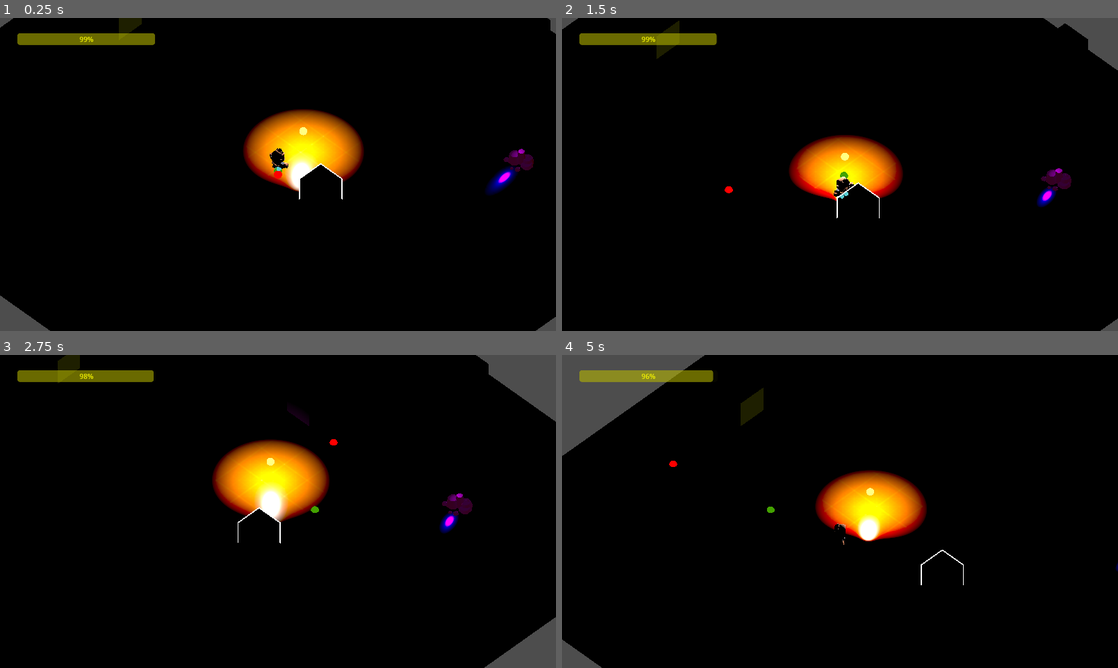
Above: before the commit, frames 1-4 (two rows, left to right).
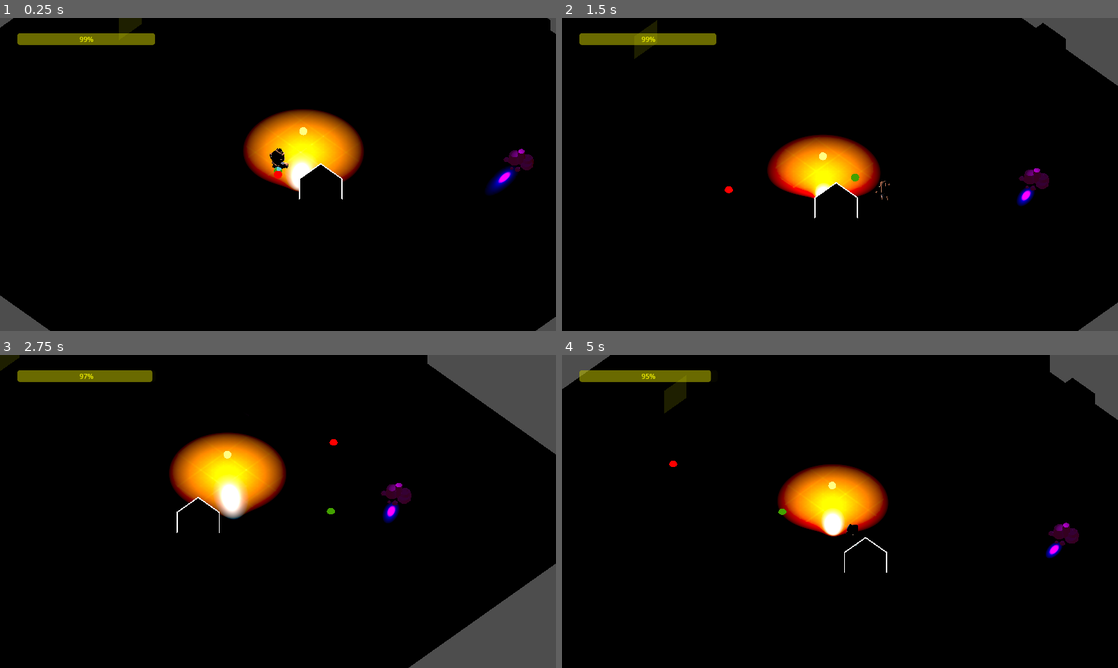
Above: after the commit, the same moments.

Repository: MVCP1/GameJamPUC
Game: Godot game, scene res://scene/test.tscn
Same seed, same stepped clock (60 frames per second), same inputs: the game is played once before the commit and once after it.
Inputs (mouse positions are in pixels of both pictures, inside the frame that each line leads up to):
- Up to frame 1 (0.25 s): no input
- Up to frame 2 (1.5 s): move the mouse to (962, 158) at 0.52 s; hold D (right) 0.53-1.28 s; hold F (grab, bound only before the commit) 0.53-1.28 s; click (962, 158) at 0.6 s; move the mouse to (728, 190) at 1.27 s; hold S (down) from 1.28 s (still down); tap F (grab, bound only before the commit) at 1.35 s
- Up to frame 3 (2.75 s): tap E (interact, bound only after the commit) at 1.55 s; move the mouse to (333, 442) at 2.02 s; release S (down) at 2.03 s; hold D (right) from 2.03 s (still down); hold E (interact, bound only after the commit) from 2.03 s (still down); click (333, 442) at 2.3 s
- Up to frame 4 (5 s): move the mouse to (812, 574) at 2.77 s; release D (right) at 2.78 s; release E (interact, bound only after the commit) at 2.78 s; hold W (up) 2.78-3.53 s; click (812, 574) at 2.85 s; tap F (grab, bound only before the commit) at 3.05 s; move the mouse to (1006, 558) at 3.52 s; hold F (grab, bound only before the commit) 3.53-4.28 s; hold A (left) from 3.53 s (still down); tap E (interact, bound only after the commit) at 3.8 s; move the mouse to (673, 464) at 4.27 s; tap Space (space) at 4.35 s; click (673, 464) at 4.55 s

The runs differ from the first frame. In frame 2, 5.9% of the frame differs, in the area x 0-100%, y 0-100%; in frame 3, 13%; in frame 4, 11%.

Commit message:
Charge Locks the Fairy and the Player can Unlock her

Diff:
--- a/entity/fairy.gd
+++ b/entity/fairy.gd
@@ -1,24 +1,26 @@
 extends CharacterBody3D
 
+@export_category("Area of Detection Radiuses")
 @export var toggle_outline_radius: float = 3.5
+@export var charge_radius: float = 3.5
+@export_category("Fairy Movement")
+@export var maxSpeed: float = 15
+@export var slowSpeed: float = 5
+@export var minSpeed: float = 1
+@export var distance_min: float = 0.1
+@export var min_size: float = 0.18
+@export var max_size: float = 0.25
+@export_category("Fairy Luminescense")
+@export var max_light: float = 5.0
+@export var min_light: float = 0.5
+@export var energy_expense_modifier: float = 1.5
 
-const maxSpeed = 15
-const slowSpeed = 5
-const minSpeed = 1
+@onready var _can_move = true
+@onready var _is_charging = false
+@onready var max_y_offset: float = 1
 
 var direction = Vector3(0,0,0)
 var distance
-const distance_min = 0.1
-
-const min_size = 0.18
-const max_size = 0.25
-
-const max_y_offset = 1
-
-const max_light = 5.0
-const min_light = 0.5
-
-var can_move = true
 
 # Called when the node enters the scene tree for the first time.
 func _ready():
@@ -29,27 +31,31 @@
 
 # Called every frame. 'delta' is the elapsed time since the previous frame.
 func _process(_delta):
-	if Input.is_action_just_pressed('click'):
-		can_move = not can_move
+	if Input.is_action_just_pressed('click') and not _is_charging:
+		_can_move = not _can_move
 
-	var percent = ($Energy.value/$Energy.max_value)
-	$MeshInstance3D.scale = Vector3(1,1,1)*clamp(max_size*percent, min_size, max_size)
-	$MeshInstance3D/OmniLight3D.light_energy = clamp(max_light*percent, min_light, max_light)
+	var energy_percent = ($Energy.value/$Energy.max_value)
+	$MeshInstance3D.scale = Vector3(1,1,1)*clamp(max_size*energy_percent, min_size, max_size)
+	$MeshInstance3D/OmniLight3D.light_energy = clamp(max_light*energy_percent, min_light, max_light)
 
-	if can_move:
-		var mouse = Game.get_mouse() + Vector3(0,clamp(max_y_offset*percent, 0, max_y_offset),0)
-		distance = global_position.distance_to(mouse)
-		if(distance > distance_min):
-			direction += (mouse - global_position).normalized()*2
-			direction = direction.normalized()
-			var speed = clamp(distance, minSpeed, slowSpeed+(maxSpeed-slowSpeed)*percent)
-			velocity = direction*speed
-			move_and_slide()
-			add_charge(-speed)
-	pass
+	if _can_move:
+		move(energy_percent)
 
-func add_charge(multiplier:float=1):
-	$Energy.value += $Energy.step*multiplier
+
+func move(energy_percent: float) -> void:
+	var mouse = Game.get_mouse() + Vector3(0,clamp(max_y_offset * energy_percent, 0, max_y_offset),0)
+	distance = global_position.distance_to(mouse)
+	if(distance > distance_min):
+		direction += (mouse - global_position).normalized()*2
+		direction = direction.normalized()
+		var speed = clamp(distance, minSpeed, slowSpeed + (maxSpeed-slowSpeed) * energy_percent)
+		velocity = direction*speed
+		move_and_slide()
+		add_charge(-speed)
+
+
+func add_charge(multiplier: float = 1):
+	$Energy.value += $Energy.step * multiplier * energy_expense_modifier
 
 
 func _on_toggle_outline_area_body_entered(body):
@@ -60,3 +66,29 @@
 func _on_toggle_outline_area_body_exited(body):
 	if body.is_in_group("has_outline"):
 		body.hide_outline()
+
+
+func _on_toggle_outline_area_area_entered(area):
+	if area.is_in_group("has_outline"):
+		area.show_outline()
+
+
+func _on_toggle_outline_area_area_exited(area):
+	if area.is_in_group("has_outline"):
+		area.hide_outline()
+
+
+func _on_charge_area_area_entered(area):
+	if area.is_in_group("charge_station"):
+		print("ENTROU")
+		max_y_offset = 0.2
+		for _i in range(10):
+			move(1)
+		_is_charging = true
+		_can_move = false
+
+
+func liberate() -> void:
+	_is_charging = false
+	_can_move = true
+	max_y_offset = 1
--- a/entity/fairy.tscn
+++ b/entity/fairy.tscn
@@ -52,7 +52,10 @@
 [sub_resource type="SphereShape3D" id="SphereShape3D_l5uqd"]
 radius = 1.82
 
-[node name="Fairy" type="CharacterBody3D"]
+[sub_resource type="SphereShape3D" id="SphereShape3D_pdhhf"]
+radius = 0.2
+
+[node name="Fairy" type="CharacterBody3D" groups=["fairy"]]
 script = ExtResource("1_2ouis")
 
 [node name="MeshInstance3D" type="MeshInstance3D" parent="."]
@@ -85,5 +88,13 @@
 [node name="CollisionShape3D" type="CollisionShape3D" parent="ToggleOutlineArea"]
 shape = SubResource("SphereShape3D_l5uqd")
 
+[node name="ChargeArea" type="Area3D" parent="."]
+
+[node name="CollisionShape3D" type="CollisionShape3D" parent="ChargeArea"]
+shape = SubResource("SphereShape3D_pdhhf")
+
+[connection signal="area_entered" from="ToggleOutlineArea" to="." method="_on_toggle_outline_area_area_entered"]
+[connection signal="area_exited" from="ToggleOutlineArea" to="." method="_on_toggle_outline_area_area_exited"]
 [connection signal="body_entered" from="ToggleOutlineArea" to="." method="_on_toggle_outline_area_body_entered"]
 [connection signal="body_exited" from="ToggleOutlineArea" to="." method="_on_toggle_outline_area_body_exited"]
+[connection signal="area_entered" from="ChargeArea" to="." method="_on_charge_area_area_entered"]
--- a/entity/player.gd
+++ b/entity/player.gd
@@ -12,13 +12,13 @@
 #@onready var _is_on_floor_buffer: bool = false
 @onready var _gravity: float = -ProjectSettings.get_setting("physics/3d/default_gravity")
 @onready var _move_direction := Vector3.ZERO
-@onready var _grabber_detector := $GrabberDetector
+@onready var _interact_detector := $InteractDetector
 @onready var _is_grabbing: bool = false
 
 func _physics_process(delta: float) -> void:
 	var is_just_jumping: bool = Input.is_action_just_pressed("space") and is_on_floor()
 	var just_stopped_jump: bool = Input.is_action_just_released("space") and velocity.y > 0 and not is_on_floor()
-	var is_trying_to_grab: bool = Input.is_action_pressed("grab")
+	var is_trying_to_interact: bool = Input.is_action_pressed("interact")
 
 	_move_direction = _get_input_direction()
 	if not _is_grabbing:
@@ -48,8 +48,8 @@
 		velocity.y /= 2
 
 
-	if is_trying_to_grab:
-		_is_grabbing = _grab_and_move(Vector3(velocity.x, 0, velocity.z) * moving_objects_speed_modifier)
+	if is_trying_to_interact:
+		_try_to_interact(Vector3(velocity.x, 0, velocity.z) * moving_objects_speed_modifier)
 
 	if _is_grabbing:
 		velocity = velocity * moving_objects_speed_modifier
@@ -76,15 +76,20 @@
 	transform.basis = Basis(transform.basis.get_rotation_quaternion().slerp(rotation_basis, delta * rotation_speed))
 
 
-func _grab_and_move(vel_move: Vector3) -> bool:
-	if not _grabber_detector.has_overlapping_bodies():
-		return false
+func _try_to_interact(vel_move: Vector3) -> void:
+	if not _interact_detector.has_overlapping_bodies():
+		return
 
-	var bodies: Array[Node3D] = _grabber_detector.get_overlapping_bodies()
+	var bodies: Array[Node3D] = _interact_detector.get_overlapping_bodies()
 
+	# try freeing fairy
+	for body in bodies:
+		if body.is_in_group("fairy"):
+			body.liberate()
+
+	# try grabbing
 	for body in bodies:
 		if body.is_in_group("movable"):
 			body.velocity = vel_move
 			body.move_and_slide()
-
-	return true
+			_is_grabbing = true
--- a/entity/player.tscn
+++ b/entity/player.tscn
@@ -52,6 +52,7 @@
 albedo_texture = ExtResource("3_m0hiq")
 
 [sub_resource type="SphereShape3D" id="SphereShape3D_i6nhx"]
+radius = 0.8
 
 [node name="Player" type="CharacterBody3D"]
 script = ExtResource("1_2y2i6")
@@ -76,8 +77,9 @@
 surface_material_override/4 = SubResource("StandardMaterial3D_7beb0")
 surface_material_override/5 = SubResource("StandardMaterial3D_mtoat")
 
-[node name="GrabberDetector" type="Area3D" parent="."]
+[node name="InteractDetector" type="Area3D" parent="."]
 transform = Transform3D(0.3, 0, 0, 0, 0.3, 0, 0, 0, 0.3, 0.0645884, 0.248468, -0.34997)
 
-[node name="CollisionShape3D" type="CollisionShape3D" parent="GrabberDetector"]
+[node name="CollisionShape3D" type="CollisionShape3D" parent="InteractDetector"]
+transform = Transform3D(1, 0, 0, 0, 1, 0, 0, 0, 1, -0.220946, 0.545061, -0.181539)
 shape = SubResource("SphereShape3D_i6nhx")
--- a/item/charge.tscn
+++ b/item/charge.tscn
@@ -3,7 +3,7 @@
 [ext_resource type="Script" path="res://item/charge.gd" id="1_vsab6"]
 
 [sub_resource type="BoxShape3D" id="BoxShape3D_chkxl"]
-size = Vector3(1.5, 1.5, 1.5)
+size = Vector3(1.1, 1.1, 1.1)
 
 [sub_resource type="BoxMesh" id="BoxMesh_m1bcl"]
 
@@ -18,7 +18,7 @@
 [node name="Charge" type="Node3D"]
 script = ExtResource("1_vsab6")
 
-[node name="Area3D" type="Area3D" parent="."]
+[node name="Area3D" type="Area3D" parent="." groups=["charge_station"]]
 
 [node name="CollisionShape3D" type="CollisionShape3D" parent="Area3D"]
 shape = SubResource("BoxShape3D_chkxl")
--- /dev/null
+++ b/item/charge_area3d.gd
@@ -0,0 +1,8 @@
+extends Area3D
+
+func show_outline() -> void:
+	$MeshInstance3D/Outline.visible = true
+
+
+func hide_outline() -> void:
+	$MeshInstance3D/Outline.visible = false
--- a/item/crystal.gd
+++ b/item/crystal.gd
@@ -5,15 +5,9 @@
 const max_light = 8
 const min_light = 0.5
 const energy_step = 0.01
-# Called when the node enters the scene tree for the first time.
-func _ready():
-	pass # Replace with function body.
-
 
 # Called every frame. 'delta' is the elapsed time since the previous frame.
 func _process(delta):
-	#active = global_position.distance_to(Game.get_fairy()) <= fairy_distance:
-	$Area3D/MeshInstance3D/Outline.visible = active
 	if active:
 		$Area3D/MeshInstance3D.get_surface_override_material(0).emission_energy_multiplier = 6
 		add_charge(6)
@@ -22,15 +16,16 @@
 		add_charge(-1)
 	pass
 
+
 func add_charge(multiplier:float=1):
 	$Area3D/OmniLight3D.light_energy = clamp($Area3D/OmniLight3D.light_energy+energy_step*multiplier, min_light, max_light)
+
 
 func _on_area_3d_body_entered(body):
 	if body == Game.get_fairy():
 		active = true
-	pass # Replace with function body.
+
 
 func _on_area_3d_body_exited(body):
 	if body == Game.get_fairy():
 		active = false
-	pass # Replace with function body.
--- a/item/crystal.tscn
+++ b/item/crystal.tscn
@@ -1,6 +1,7 @@
-[gd_scene load_steps=7 format=3 uid="uid://b5seaexu7yy8n"]
+[gd_scene load_steps=8 format=3 uid="uid://b5seaexu7yy8n"]
 
 [ext_resource type="Script" path="res://item/crystal.gd" id="1_j7q1w"]
+[ext_resource type="Script" path="res://item/crystal_area3d.gd" id="2_jad8i"]
 [ext_resource type="ArrayMesh" uid="uid://cmagctc7yhuhg" path="res://asset/Mini Dungeon/stones.obj" id="2_tcf7w"]
 
 [sub_resource type="BoxShape3D" id="BoxShape3D_chkxl"]
@@ -33,7 +34,8 @@
 [node name="Crystal" type="Node3D"]
 script = ExtResource("1_j7q1w")
 
-[node name="Area3D" type="Area3D" parent="."]
+[node name="Area3D" type="Area3D" parent="." groups=["has_outline"]]
+script = ExtResource("2_jad8i")
 
 [node name="CollisionShape3D" type="CollisionShape3D" parent="Area3D"]
 transform = Transform3D(1, 0, 0, 0, 1, 0, 0, 0, 1, 0, 0.759781, 0)
--- /dev/null
+++ b/item/crystal_area3d.gd
@@ -0,0 +1,8 @@
+extends Area3D
+
+func show_outline() -> void:
+	$MeshInstance3D/Outline.visible = true
+
+
+func hide_outline() -> void:
+	$MeshInstance3D/Outline.visible = false
--- a/project.godot
+++ b/project.godot
@@ -61,8 +61,8 @@
 "events": [Object(InputEventMouseButton,"resource_local_to_scene":false,"resource_name":"","device":-1,"window_id":0,"a …(253 unchanged characters)…
 ]
 }
-grab={
+interact={
 "deadzone": 0.5,
-"events": [Object(InputEventKey,"resource_local_to_scene":false,"resource_name":"","device":0,"window_id":0,"alt_pressed":false,"shift_pressed":false,"ctrl_pressed":false,"meta_pressed":false,"pressed":false,"keycode":0,"physical_keycode":70,"key_label":0,"unicode":0,"echo":false,"script":null)
+"events": [Object(InputEventKey,"resource_local_to_scene":false,"resource_name":"","device":-1,"window_id":0,"alt_pressed":false,"shift_pressed":false,"ctrl_pressed":false,"meta_pressed":false,"pressed":false,"keycode":0,"physical_keycode":69,"key_label":0,"unicode":101,"echo":false,"script":null)
 ]
 }
--- a/scene/test.tscn
+++ b/scene/test.tscn
@@ -91,6 +91,10 @@
 
 [node name="Player" parent="." instance=ExtResource("2_nf5h7")]
 transform = Transform3D(1, 0, 0, 0, 1, 0, 0, 0, 1, 0, 1.05086, 0)
+move_speed = 4.5
+rotation_speed = 9.0
+stopping_speed = 2.0
+moving_objects_speed_modifier = 0.7
 
 [node name="Fairy" parent="." instance=ExtResource("3_3xkhv")]
 transform = Transform3D(1, 0, 0, 0, 1, 0, 0, 0, 1, 0, 1.33862, -1.42814)
--- a/utility/camera.gd
+++ b/utility/camera.gd
@@ -54,7 +54,7 @@
 func setCameraPosition():
 	#if (Game.get_player().position.distance_to(centerAreaPosition) > playerAreaDistance):
 
-	var playerToTarget : Vector3 = (getMousePosition() if Game.get_fairy().can_move else Game.get_fairy().global_position ) - Game.get_player().position
+	var playerToTarget : Vector3 = (getMousePosition() if Game.get_fairy()._can_move else Game.get_fairy().global_position ) - Game.get_player().position
 	centerAreaPosition = Game.get_player().position + (playerToTarget.normalized() * min(mouseMaxDistance, playerToTarget.length()/2))
 	#centerAreaPosition = Game.get_player().position.move_toward(get_mouse_position(), mouseMaxDistance)
 	var tween = create_tween()
Not shown: 1 places in entity/fairy.tscn that only renumber resources
